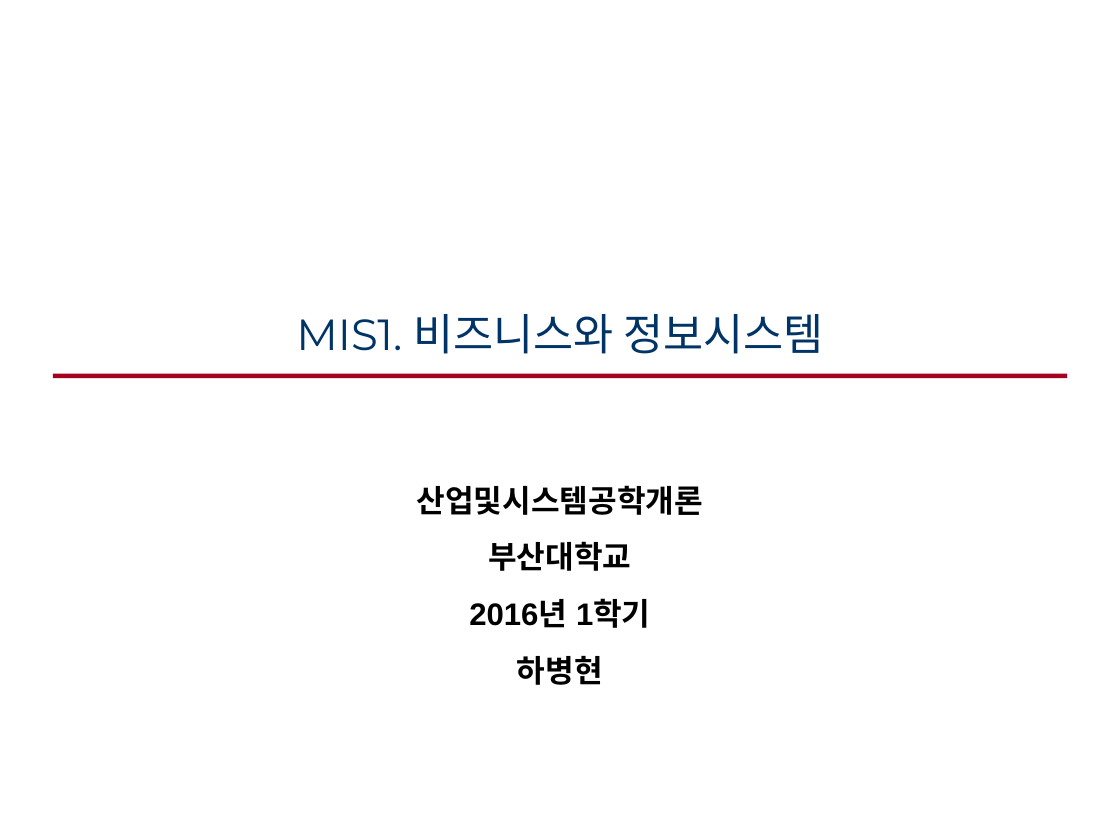
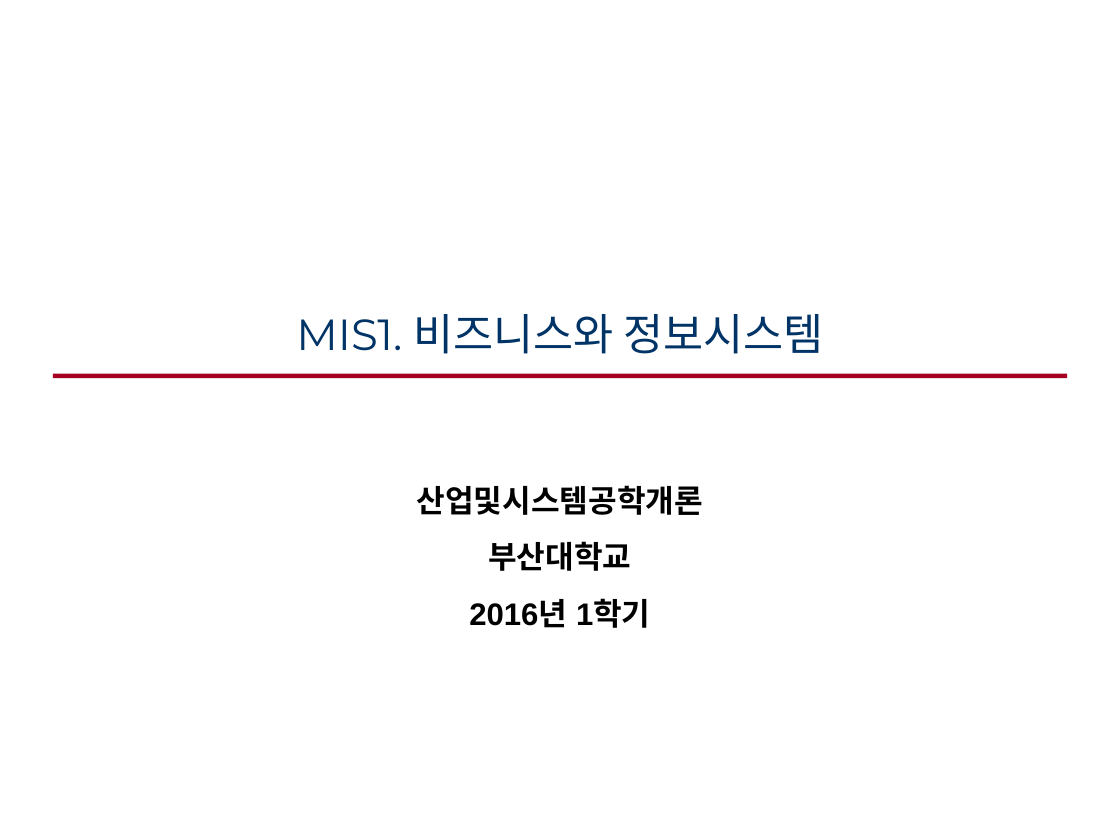
Before and after one commit to ikelab/courses, a slide deck: slide 1 of iie2016/mis1.ppt. Drawn at 1120x840 pixels with LibreOffice and Linux fonts; fonts in the diff are those of the drawing. Boxes give left, top, right and bottom in pixels: in the first picture for what was removed or moved away, otherwise in the second. Text is boxed around its words. In the diff, an @@ line names an element or a change of style, - is before the commit and + after.

```diff
--- a/iie2016/mis1.ppt
+++ b/iie2016/mis1.ppt
@@ subtitle at bbox=[517, 656, 603, 685]: paragraph removed @@
-하병현
```
Also in this commit, not shown: 8 other slides changed, 1 slide removed, 1 other file.
